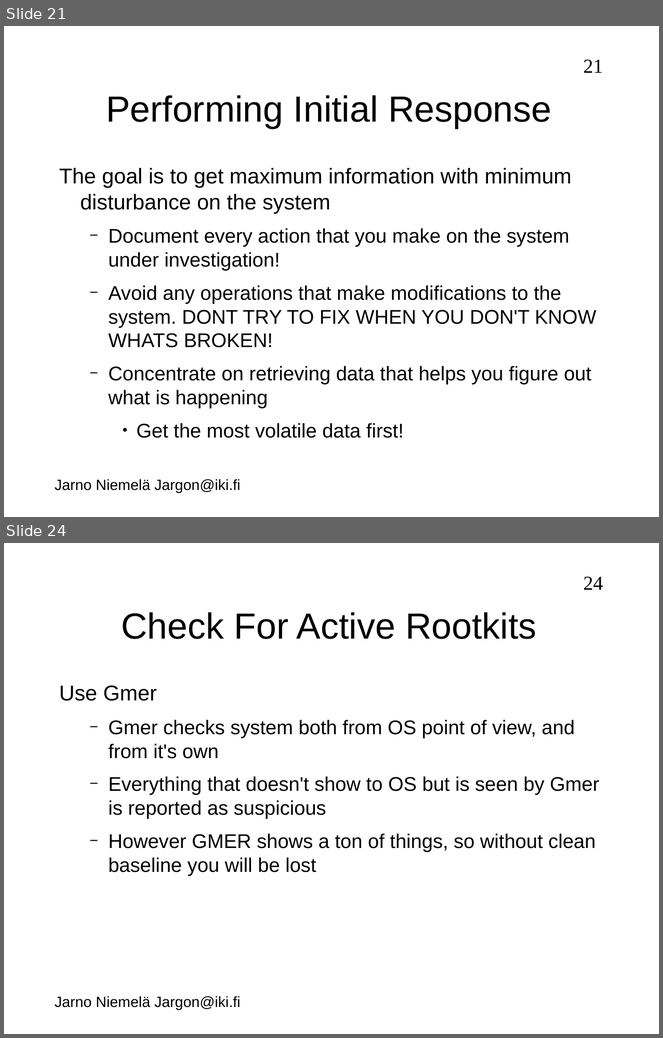
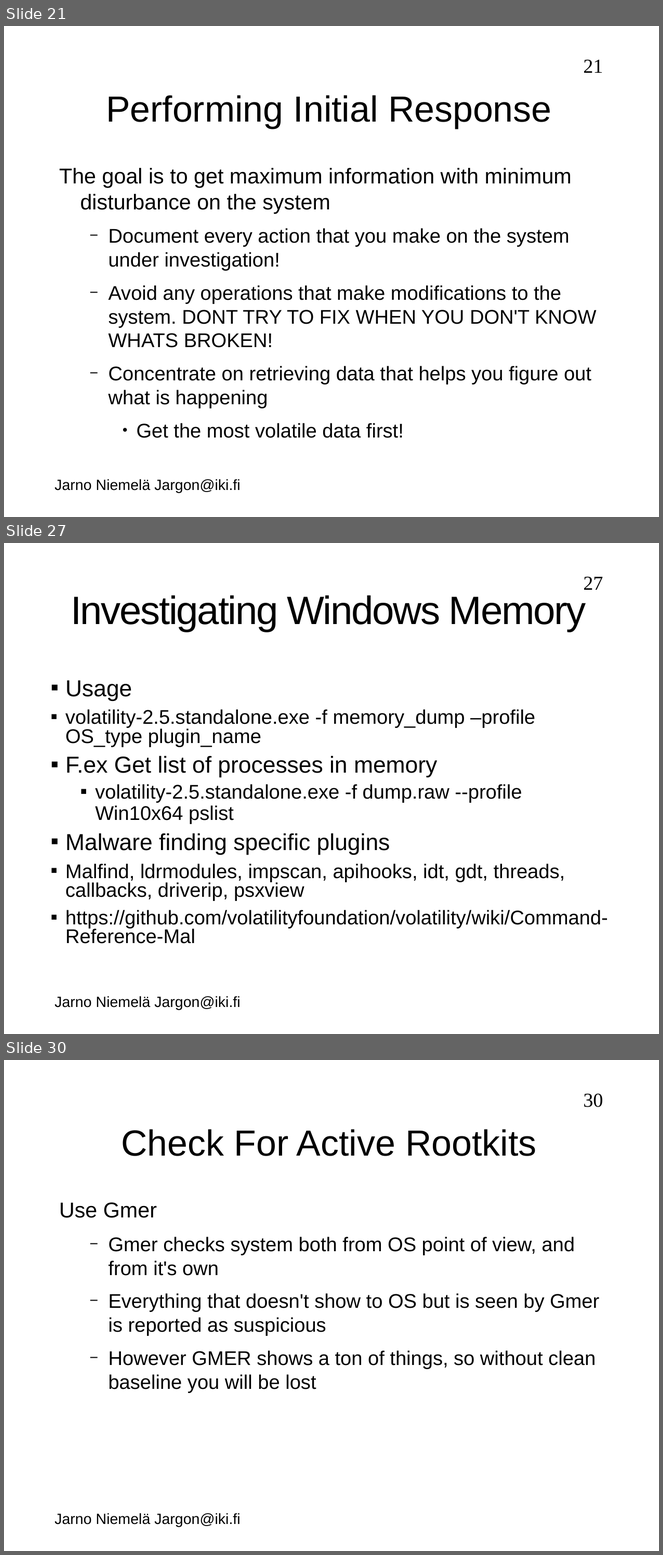
Before and after one commit to jarno-niemela/corporate_cyber_defence, a slide deck: Incident Response/IncidentResponse.odp. Shown one above the other, each under a label of ours: slides 21 and 24 before the commit, slides 21, 27 and 30 after it; the slides between them are not shown. The pictures are 663x1038 and 663x1555 pixels, drawn with LibreOffice and Linux fonts; fonts in the diff are those of the drawing; background and template pictures are left out. Boxes give left, top, right and bottom in pixels: in the first picture for what was removed or moved away, otherwise in the second. Text is boxed around its words. In the diff, an @@ line names an element or a change of style, - is before the commit and + after.

Commit message:
Added instructions for memory analysis

```diff
--- a/Incident Response/IncidentResponse.odp
+++ b/Incident Response/IncidentResponse.odp
@@ slide 27 added at (x1=4, y1=543, x2=659, y2=1034), background #FFFFFF; not listed: 2 template elements that a slide beside it also shows @@
@@ title added at (x1=71, y1=595, x2=586, y2=631), 48 pt, text #000000 @@
+Investigating Windows Memory
@@ text added at (x1=65, y1=680, x2=608, y2=944), 24 pt, text #000000 @@
+▪ Usage
+▪ volatility-2.5.standalone.exe -f memory_dump –profile OS_type plugin_name
+▪ F.ex Get list of processes in memory
+  ▪ volatility-2.5.standalone.exe -f dump.raw --profile Win10x64 pslist
+▪ Malware finding specific plugins
+▪ Malfind, ldrmodules, impscan, apihooks, idt, gdt, threads, callbacks, driverip, psxview
+▪ https://github.com/volatilityfoundation/volatility/wiki/Command-Reference-Mal
@@ what was slide 24 is now slide 30 @@
@@ page number at (x1=583, y1=1093, x2=603, y2=1107): text changed @@
-24
+30
```
Also in this commit, not shown: 4 slides changed, 5 other slides added.
